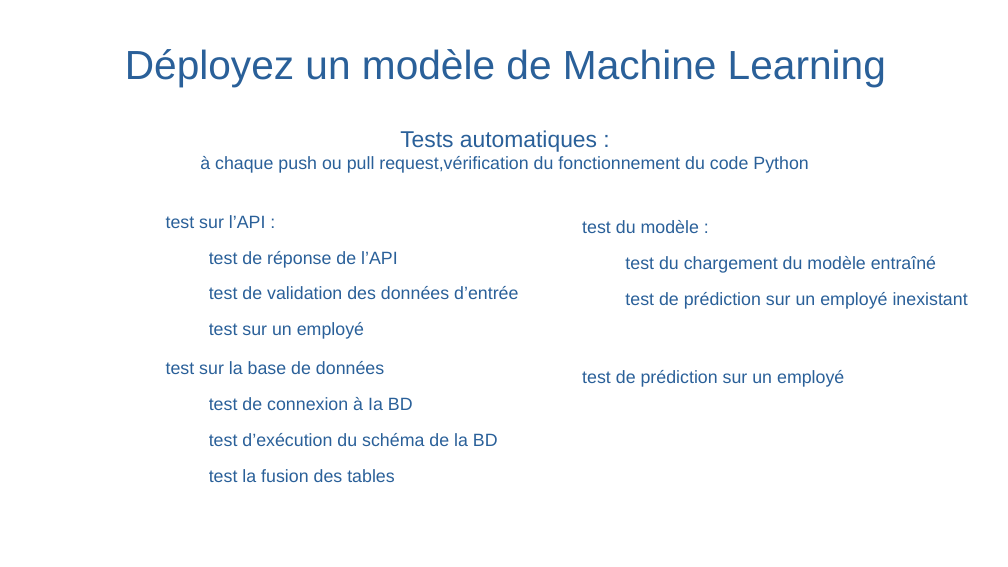
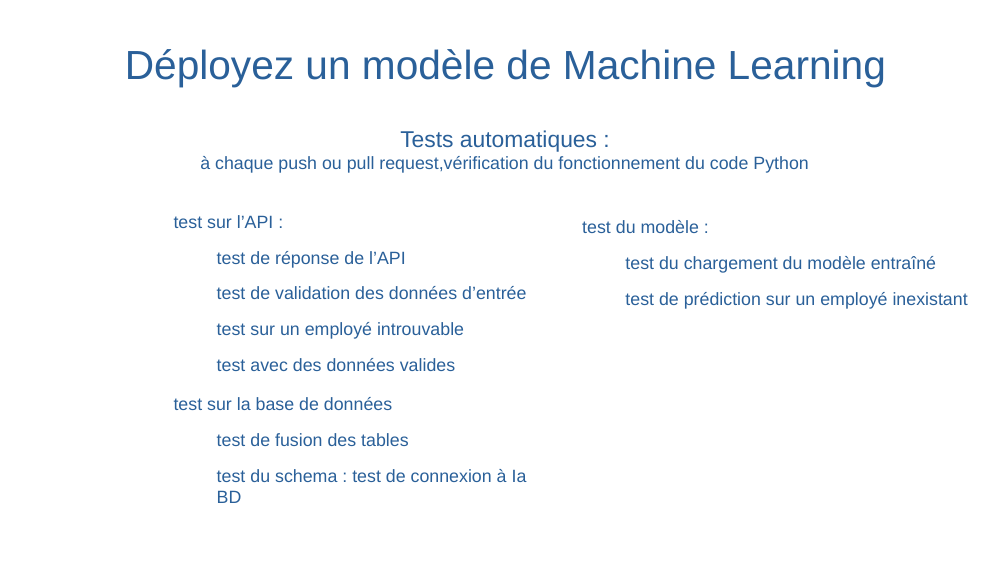
Before and after one commit to christophesallessacareau-boop/Deployez_un_modele_de_ML, a slide deck: slide 9 of Salles_Christophe_5_presentation_122025.odp (slide 8 before the commit). Drawn at 1008x567 pixels with LibreOffice and Linux fonts; fonts in the diff are those of the drawing; background and template pictures are left out. Boxes give left, top, right and bottom in pixels: in the first picture for what was removed or moved away, otherwise in the second. Text is boxed around its words. In the diff, an @@ line names an element or a change of style, - is before the commit and + after.

```diff
--- a/Salles_Christophe_5_presentation_122025.odp
+++ b/Salles_Christophe_5_presentation_122025.odp
@@ text at <box>217,322,464,371</box>: text changed @@
-  − test sur un employé
+  − test sur un employé introuvable
+  − test avec des données valides
@@ text at <box>582,370,844,387</box>: paragraph removed @@
-● test de prédiction sur un employé
@@ text at <box>217,433,527,503</box>: text changed @@
-  − test de connexion à Ia BD
-  − test d’exécution du schéma de la BD
-  − test la fusion des tables
+  − test de fusion des tables
+  − test du schema : test de connexion à Ia BD
```
Also in this commit, not shown: 3 other slides changed, 5 slides added, 1 slide removed.
